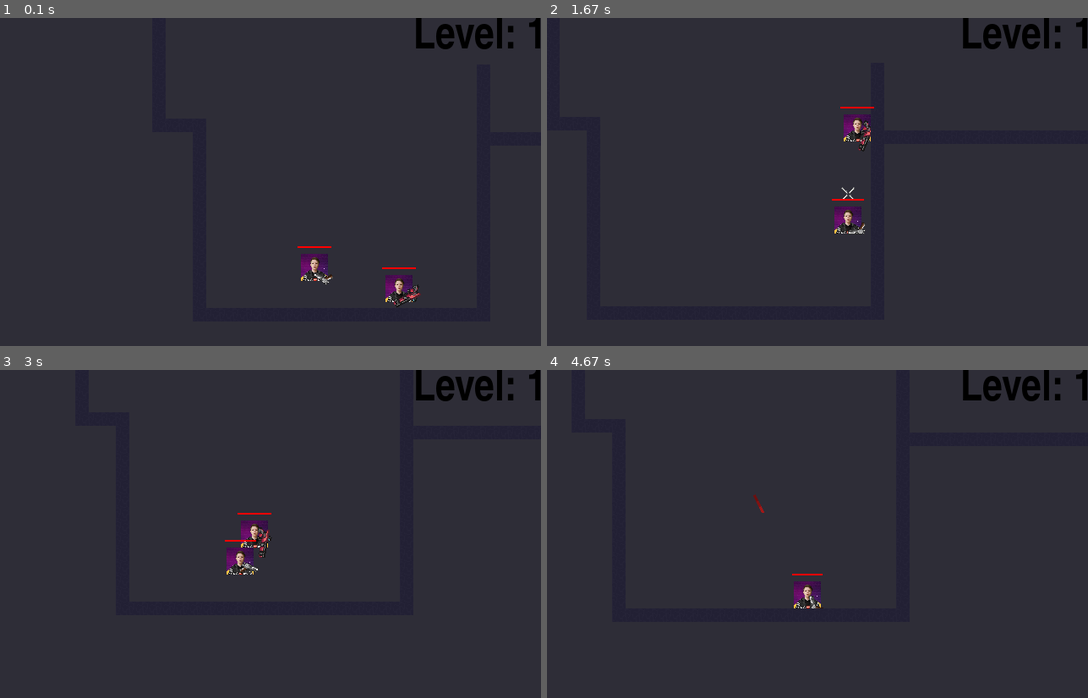
Above: before the commit, frames 1-4 (two rows, left to right).
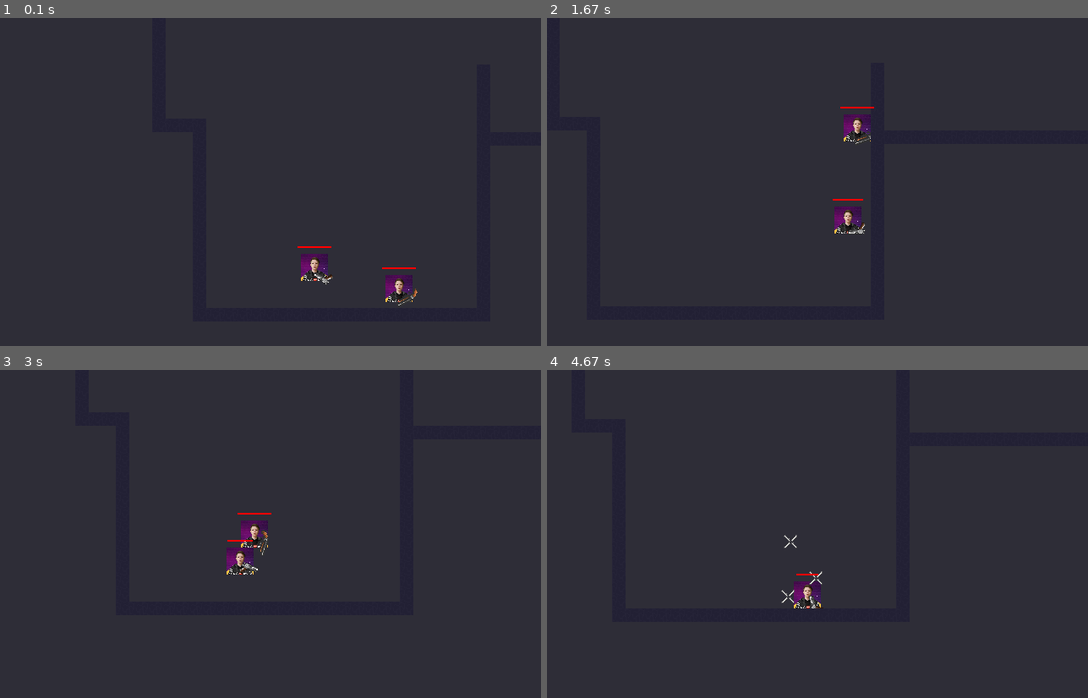
Above: after the commit, the same moments.

Repository: RyDawg-Studios/Chipset
Game: pygame game, started from main.py
The game is run twice, just before and just after one commit, with the same random seed, the same clock (stepped at 60 frames per second) and the same inputs.
Inputs (mouse positions are in pixels of both pictures, inside the frame that each line leads up to):
- Up to frame 1 (0.1 s): no input
- Up to frame 2 (1.67 s): hold Right 0.33-0.8 s; move the mouse to (795, 237) at 0.37 s; hold Up 0.83-1.13 s; move the mouse to (990, 211) at 0.87 s; hold Right 1.17-1.63 s; move the mouse to (687, 224) at 1.2 s
- Up to frame 3 (3 s): hold Left 1.67-2.2 s; move the mouse to (102, 511) at 1.7 s; hold Down 2.23-2.53 s; move the mouse to (351, 432) at 2.27 s; hold Left 2.57-2.97 s; move the mouse to (335, 609) at 2.6 s
- Up to frame 4 (4.67 s): hold Up 3-3.37 s; move the mouse to (828, 435) at 3.03 s; hold Right 3.4-4.03 s; move the mouse to (622, 560) at 3.43 s; hold Down 4.07-4.43 s; move the mouse to (822, 616) at 4.1 s; hold Left from 4.47 s (still down); move the mouse to (801, 504) at 4.5 s

The runs differ from the first frame. In frame 1, 1.0% of the frame differs, in the area x 72-100%, y 0-89%; in frame 2, 1.0%, in the area x 52-100%, y 0-56%; in frame 3, 1.0%; in frame 4, 1.0%.

Commit message:
more rng changes

Diff:
--- a/data/engine/fl/world_fl.py
+++ b/data/engine/fl/world_fl.py
@@ -70,10 +70,10 @@
         a = 0
     return a
 
-def normal_cut(mean,std):
+def normal_cut(mean,std,diff=3):
     """ Returns a value from a normal distribution, but limited to +-3std (no extreme outliers allowed)"""
     x = random.gauss(mean,std)
-    x = max(mean-3*std, min(mean+3*std, x))
+    x = max(mean-diff*std, min(mean+diff*std, x))
     return x
 
 def normal_clamped_resample(mu=0, sigma=1, size=1, clamp_sigmas=2):
--- a/data/topdownshooter/TopDownShooter.py
+++ b/data/topdownshooter/TopDownShooter.py
@@ -40,7 +40,6 @@
     def activate(self):
         super().activate()
         self.changelevel(GeneratedLevel)
-        self.pde.display_manager.userInterface.add_object(LevelText(man=self.pde.display_manager.userInterface, pde=self.pde))
 
     def restart(self):
         self.pde.player_manager.clear()
--- a/data/topdownshooter/content/levels/DevLevel.py
+++ b/data/topdownshooter/content/levels/DevLevel.py
@@ -8,6 +8,7 @@
 from data.topdownshooter.content.objects.enemy.enemy import ShooterEnemy
 from data.topdownshooter.content.objects.exp.exp import EXP
 from data.topdownshooter.content.objects.hazard.magnet.magnet import Magnet
+from data.topdownshooter.content.objects.items.medpack import Medpack
 from data.topdownshooter.content.objects.player.player import ShooterPlayer
 from data.topdownshooter.content.objects.shooterentity.shooterentity import ShooterEntity
 from data.topdownshooter.content.objects.turret.turret import Turret
@@ -38,4 +39,4 @@
         chest = self.objectManager.add_object(Chest(man=self.objectManager, pde=pde, position=[320,64], items=[DevGun]))
         dummy = self.objectManager.add_object(Dummy(man=self.objectManager, pde=pde, position=[320,-64]))
 
-        t = self.objectManager.add_object(Turret(man=self.objectManager, pde=pde, position=[320,-128]))
+        medpack = self.objectManager.add_object(Medpack(man=self.objectManager, pde=pde, position=[320,0]))
--- a/data/topdownshooter/content/objects/enemy/default_enemy.py
+++ b/data/topdownshooter/content/objects/enemy/default_enemy.py
@@ -1,7 +1,9 @@
+import random
 from data.engine.sprite.sprite_component import SpriteComponent
 from data.engine.ai.ai_component import AIComponent
 from data.topdownshooter.content.ai.ai_wander import WanderAI
 from data.topdownshooter.content.objects.enemy.enemy import ShooterEnemy
+from data.topdownshooter.content.objects.items.medpack import Medpack
 
 
 class DefaultEnemy(ShooterEnemy):
@@ -17,3 +19,8 @@
 
     def update(self):
         super().update()
+
+    def die(self, killer):
+        super().die(killer)
+        if random.randint(1,4) == 1:
+            self.man.add_object(Medpack(man=self.man, pde=self.pde, position=self.position))
--- /dev/null
+++ b/data/topdownshooter/content/objects/items/medpack.py
@@ -0,0 +1,23 @@
+import random
+from data.engine.actor.actor import Actor
+from data.engine.sprite.sprite_component import SpriteComponent
+from data.topdownshooter.content.objects.player.player import ShooterPlayer
+
+
+class Medpack(Actor):
+    def __init__(self, man, pde, position=[0,0], scale=[24, 24], checkForOverlap=True, checkForCollision=False, useCenterForPosition=True, lifetime=-1):
+        super().__init__(man, pde, position, scale, checkForOverlap, checkForCollision, useCenterForPosition, lifetime)
+        self.sprite = ""
+
+
+    def construct(self):
+        super().construct()
+        self.components["Sprite"] = SpriteComponent(owner=self, sprite=self.sprite, layer=0)
+
+
+
+    def overlap(self, obj):
+        super().overlap(obj)
+        if isinstance(obj, ShooterPlayer):
+            obj.hp += 75
+            self.deconstruct()
--- a/data/topdownshooter/content/objects/levelgenerator/level_generator.py
+++ b/data/topdownshooter/content/objects/levelgenerator/level_generator.py
@@ -2,10 +2,10 @@
 
 import pygame
 from data.engine.actor.actor import Actor
-from data.engine.fl.world_fl import getpointdistance
+from data.engine.fl.world_fl import getpointdistance, normal_cut
 from data.topdownshooter.content.objects.enemy.default_enemy import DefaultEnemy
 from data.topdownshooter.content.objects.hazard.hole.hole import Hole
-from data.topdownshooter.content.objects.weapon.weapons.weapons import LaserMachineGun, LaserPistol, Pistol
+from data.topdownshooter.content.objects.weapon.weapons.weapons import SMG, AutomaticRifle, ChainRifle, DevGun, ElectroLauncher, Enderpearl, GrenadeLauncher, LaserMachineGun, LaserPistol, LaserRifle, Pistol, Revolver, RiskGun, RocketLauncher, Shotgun, SniperRifle, SpawnerWeapon, SplatGun
 from data.topdownshooter.content.tiles.tile import Tile
 
 
@@ -20,6 +20,7 @@
         self.points = []
         self.safetiles = []
         self.enemies = []
+        self.weaponladder = [LaserPistol, SMG, Shotgun, AutomaticRifle, SniperRifle, GrenadeLauncher, LaserMachineGun, RocketLauncher, ElectroLauncher, ChainRifle, RiskGun]
 
 
     def generate_points(self):
@@ -71,7 +72,7 @@
 
     def generate_enemy_spawnpoints(self):
         for i in range(self.generate_enemy_count(complexity=self.complexity)):
-            n = self.man.add_object(DefaultEnemy(man=self.man, pde=self.pde, position=self.get_spawnpoint(), weapon=LaserPistol))
+            n = self.man.add_object(DefaultEnemy(man=self.man, pde=self.pde, position=self.get_spawnpoint(), weapon=self.weaponladder[abs(round(normal_cut(self.complexity, 1, 1)))]))
             n.onDeathEvent.bind(self.on_enemy_killed)
             self.enemies.append(n)
 
--- a/data/topdownshooter/content/objects/weapon/bullets/bullet.py
+++ b/data/topdownshooter/content/objects/weapon/bullets/bullet.py
@@ -14,7 +14,7 @@
         self.scale = scale
         self.position = position
         self.speed = 24
-        self.damage = 4
+        self.damage = 2
         self.owner = owner
         self.kb = 2
         self.destroyOnCollide = True
--- a/data/topdownshooter/content/objects/weapon/bullets/bullets.py
+++ b/data/topdownshooter/content/objects/weapon/bullets/bullets.py
@@ -167,7 +167,7 @@
 class ShotgunBullet(Bullet):
     def __init__(self, man, pde, owner, position=[0, 0], target=[0, 0]):
         super().__init__(man, pde, owner, position, target, sprite=r'data\topdownshooter\assets\sprites\weapons\shotgun\shotgunbullet.png')
-        self.damage = 8
+        self.damage = 6
 
 
 class SMGBullet(Bullet):
